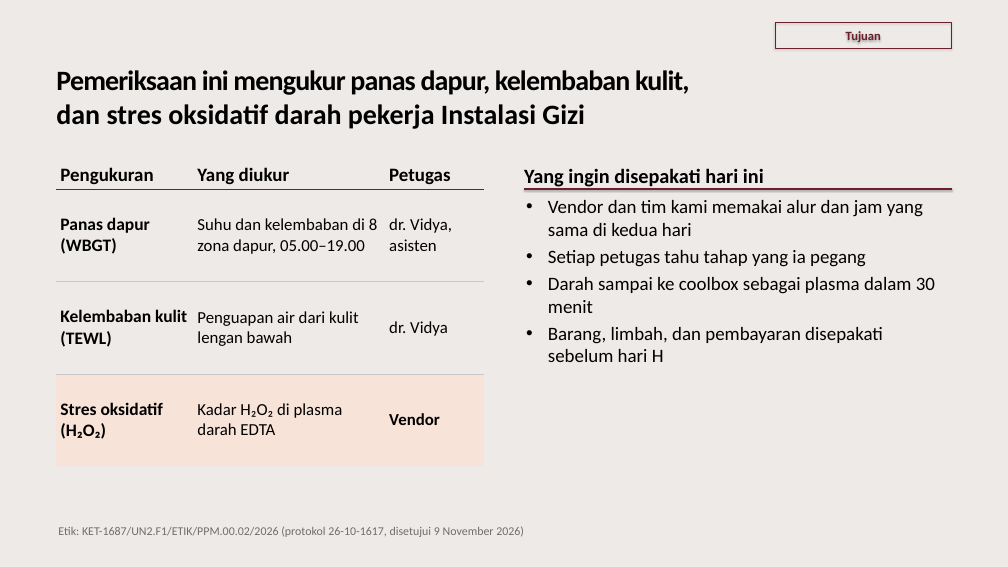
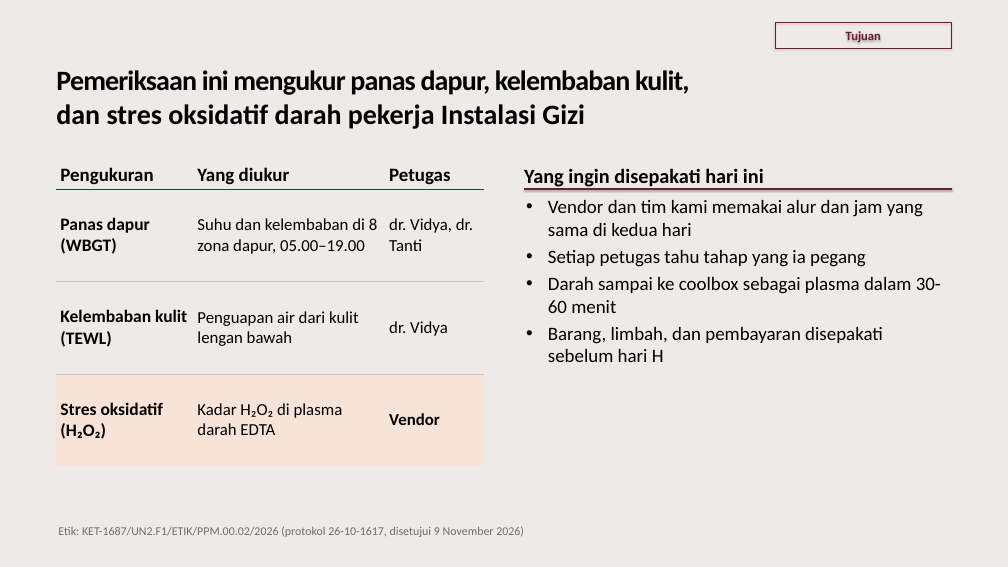
Before and after one commit to myrinne/ClaudeCode-Output, a slide deck: slide 3 of Techmeet Vendor Tesis/Techmeet Vendor - Hari H.pptx (slide 2 before the commit). Drawn at 1008x567 pixels with LibreOffice and Linux fonts; fonts in the diff are those of the drawing. Boxes give left, top, right and bottom in pixels: in the first picture for what was removed or moved away, otherwise in the second. Text is boxed around its words. In the diff, an @@ line names an element or a change of style, - is before the commit and + after.

```diff
--- a/Techmeet Vendor Tesis/Techmeet Vendor - Hari H.pptx
+++ b/Techmeet Vendor Tesis/Techmeet Vendor - Hari H.pptx
@@ table at box(56, 154, 484, 466) @@
-row 2, column 3: dr. Vidya, asisten
+row 2, column 3: dr. Vidya, dr. Tanti
@@ borders changed @@
@@ text at box(548, 277, 941, 313): text changed @@
-• Darah sampai ke coolbox sebagai plasma dalam 30 menit
+• Darah sampai ke coolbox sebagai plasma dalam 30-60 menit
```
Also in this commit, not shown: 9 other slides changed, 3 slides added, 1 slide removed.
